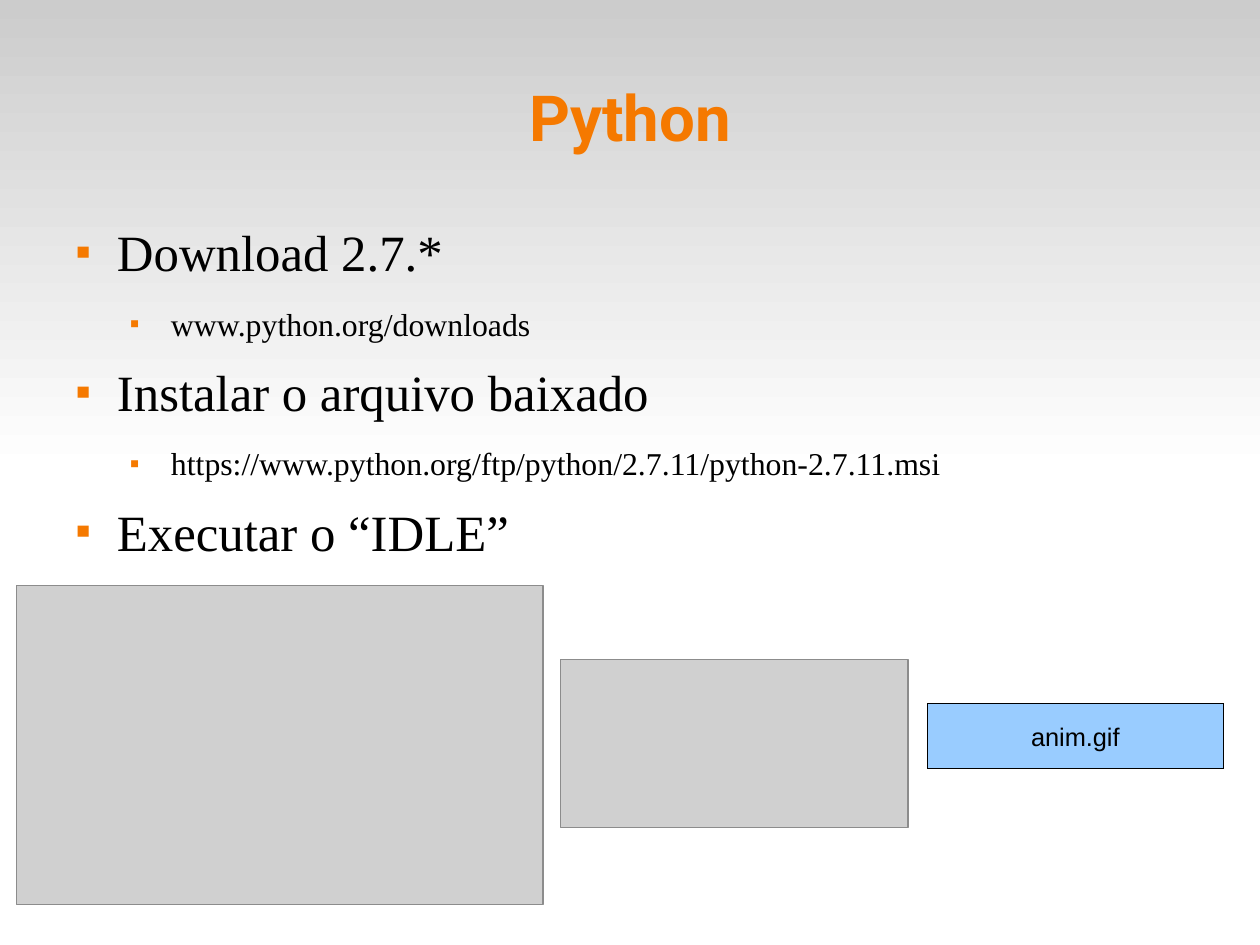
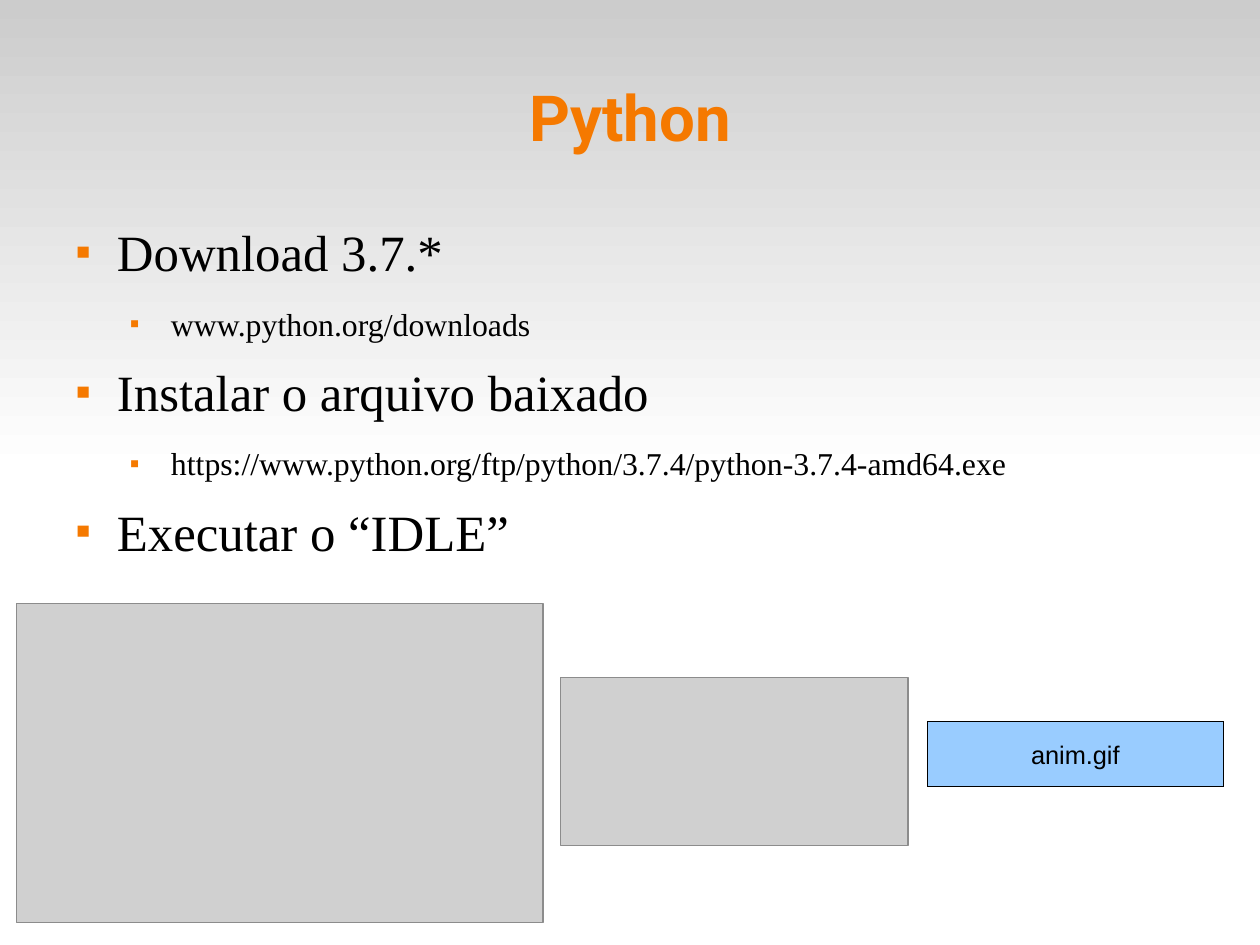
Before and after one commit to fsantanna-uerj/IPD, a slide deck: slide 2 of slides/ipd-03.odp. Drawn at 1260x945 pixels with LibreOffice and Linux fonts; fonts in the diff are those of the drawing; grey boxes stand for pictures. Boxes give left, top, right and bottom in pixels: in the first picture for what was removed or moved away, otherwise in the second. Text is boxed around its words. In the diff, an @@ line names an element or a change of style, - is before the commit and + after.

```diff
--- a/slides/ipd-03.odp
+++ b/slides/ipd-03.odp
@@ text at [117, 235, 443, 272]: text changed @@
-■ Download 2.7.*
+■ Download 3.7.*
@@ text at [171, 452, 1006, 482]: text changed @@
-  ■ https://www.python.org/ftp/python/2.7.11/python-2.7.11.msi
+  ■ https://www.python.org/ftp/python/3.7.4/python-3.7.4-amd64.exe
@@ picture: place and size @@
-picture at [16, 585, 543, 904]
+picture at [16, 604, 543, 923]
@@ picture: place and size @@
-picture at [561, 660, 909, 828]
+picture at [561, 678, 909, 846]
@@ rectangle "anim.gif": place and size @@
-rectangle "anim.gif" at [927, 704, 1225, 768]
+rectangle "anim.gif" at [927, 721, 1225, 785]
```
Also in this commit, not shown: 9 other slides changed, 4 slides removed, 7 other files.
